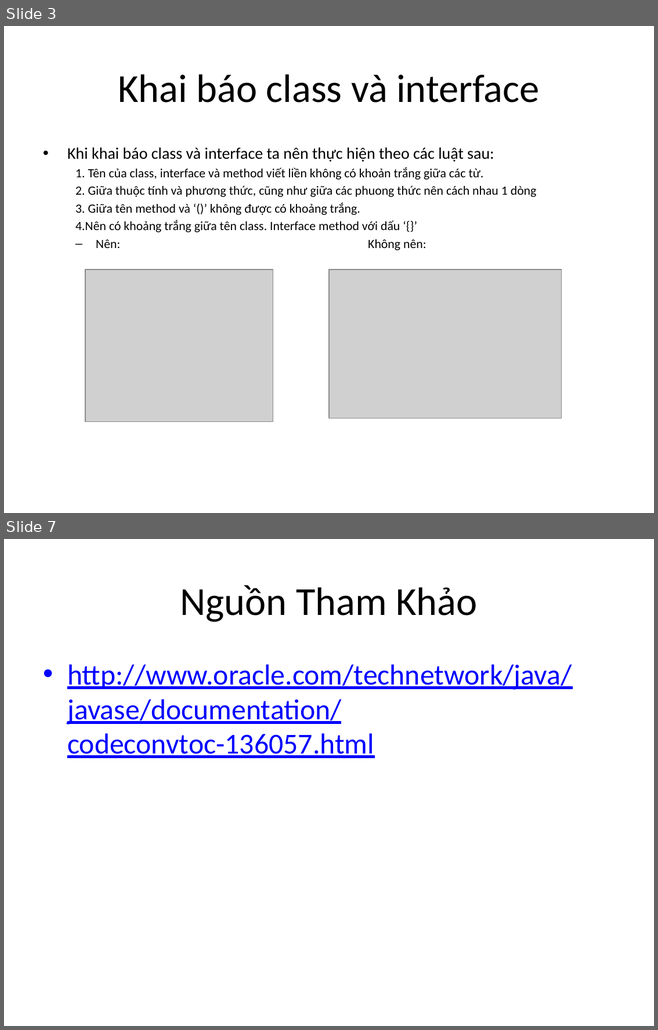
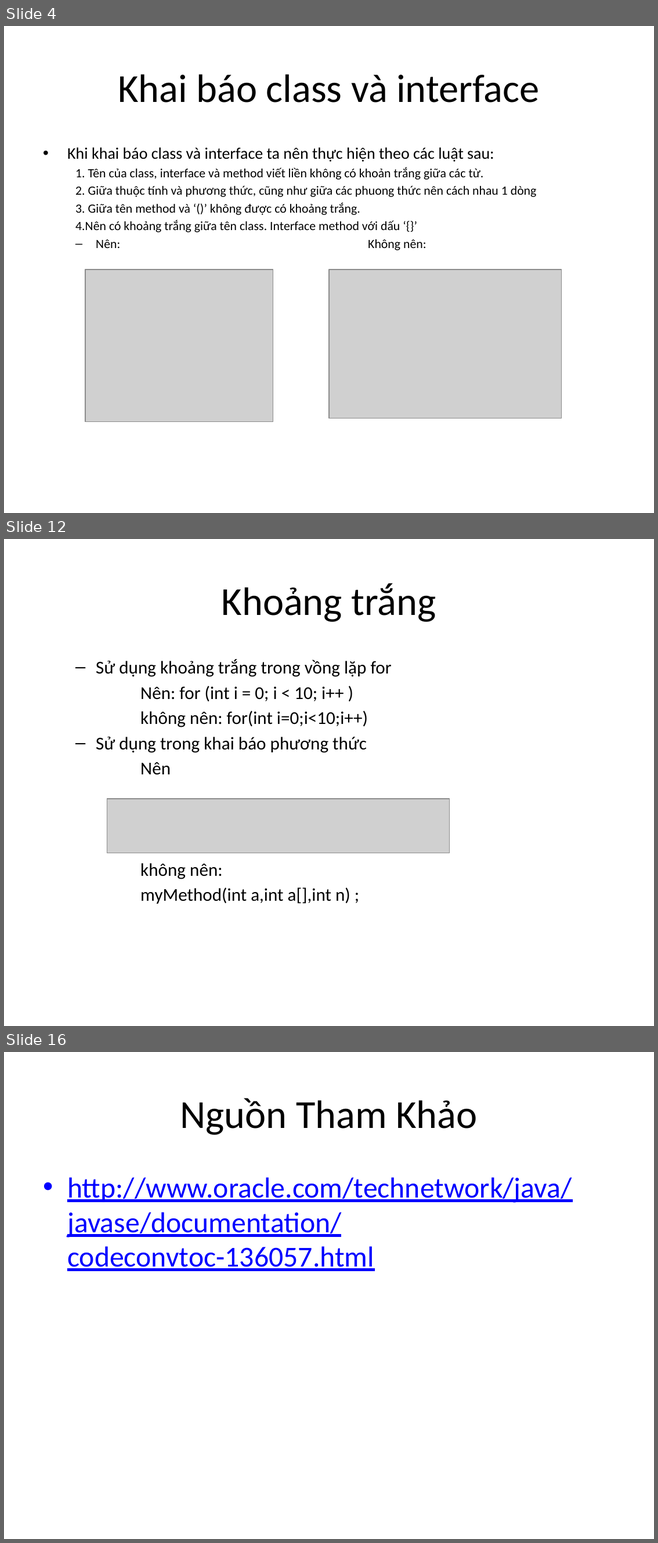
Before and after one commit to ToTranMinhNhut/Java-SE8-Fundamentals, a slide deck: programing style.pptx. Shown one above the other, each under a label of ours: slides 3 and 7 before the commit, slides 4, 12 and 16 after it; the slides between them are not shown. The pictures are 658x1030 and 658x1543 pixels, drawn with LibreOffice and Linux fonts; fonts in the diff are those of the drawing; grey boxes stand for pictures. Boxes give left, top, right and bottom in pixels: in the first picture for what was removed or moved away, otherwise in the second. Text is boxed around its words. In the diff, an @@ line names an element or a change of style, - is before the commit and + after.

```diff
--- a/programing style.pptx
+++ b/programing style.pptx
@@ slide 12 added at bbox=[4, 539, 654, 1026], background #FFFFFF @@
@@ title added at bbox=[221, 583, 436, 622], 44 pt, text #000000 @@
+Khoảng trắng
@@ text added at bbox=[96, 659, 391, 904], 20 pt, text #000000 @@
+  – Sử dụng khoảng trắng trong vồng lặp for
+  Nên: for (int i = 0; i < 10; i++ )
+  không nên: for(int i=0;i<10;i++)
+  – Sử dụng trong khai báo phương thức
+  Nên
+  không nên:
+  myMethod(int a,int a[],int n) ;
@@ picture added at bbox=[107, 799, 449, 853] @@
@@ what was slide 3 is now slide 4 @@
@@ what was slide 7 is now slide 16 @@
```
Also in this commit, not shown: 3 slides changed, 8 other slides added.
